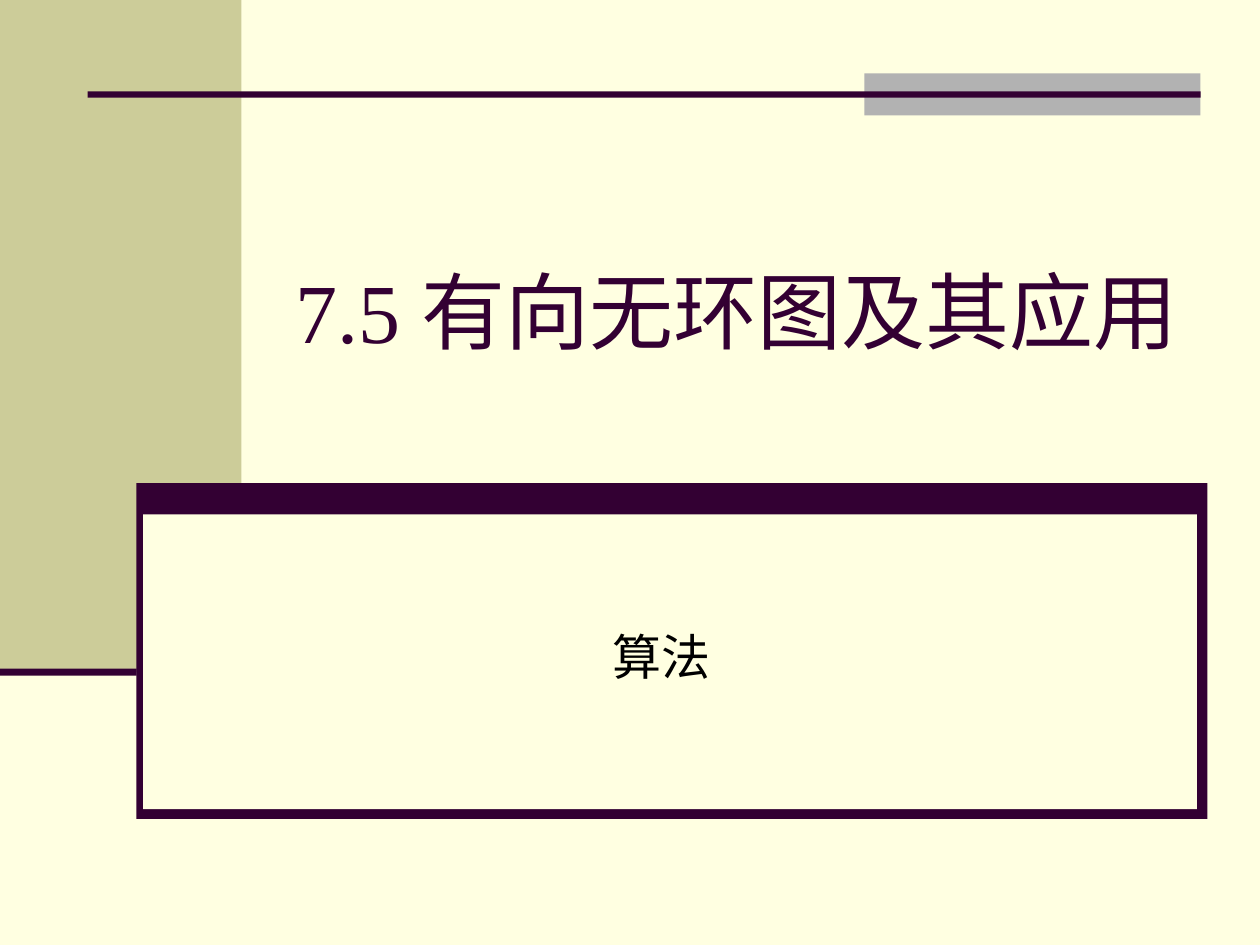
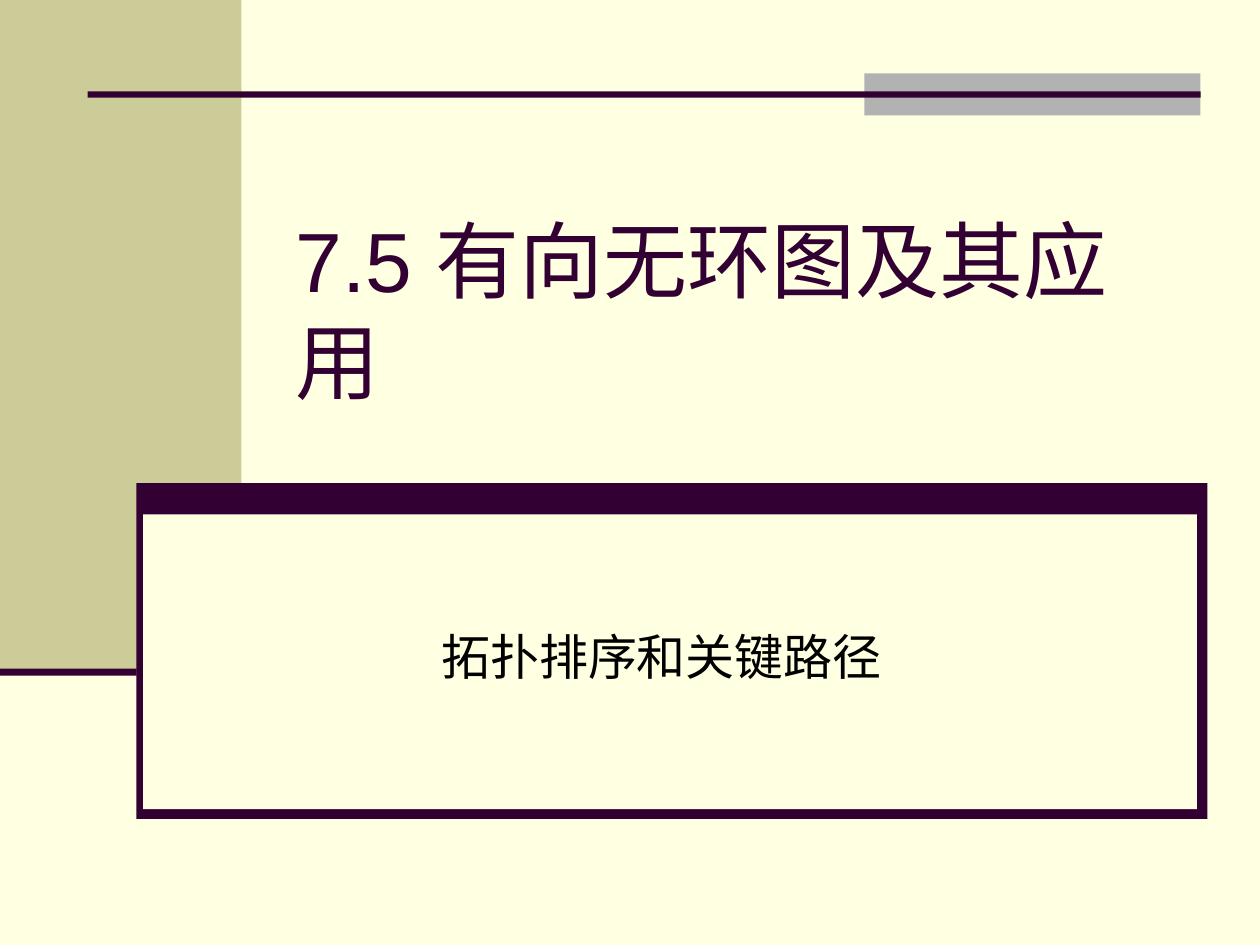
Before and after one commit to zhuangbo/ds-cpp, a slide deck: slide 1 of slides/PPT/ds7.5.ppt. Drawn at 1260x945 pixels with LibreOffice and Linux fonts; fonts in the diff are those of the drawing. Boxes give left, top, right and bottom in pixels: in the first picture for what was removed or moved away, otherwise in the second. Text is boxed around its words. In the diff, an @@ line names an element or a change of style, - is before the commit and + after.

```diff
--- a/slides/PPT/ds7.5.ppt
+++ b/slides/PPT/ds7.5.ppt
@@ title "7.5 有向无环图及其应用" at <box>296,221,1108,400</box>: font Times New Roman to Arial @@
@@ subtitle at <box>441,633,881,679</box>: text changed @@
-算法
+拓扑排序和关键路径
```
Also in this commit, not shown: 9 other slides changed, 4 other files.
